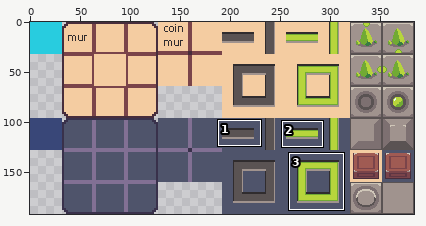
Edited in one commit: sprite sheet (assets/images/tilemap.png). The picture above shows the old version from afar; the outline marks the close-up.
Close-up. Before the edit:
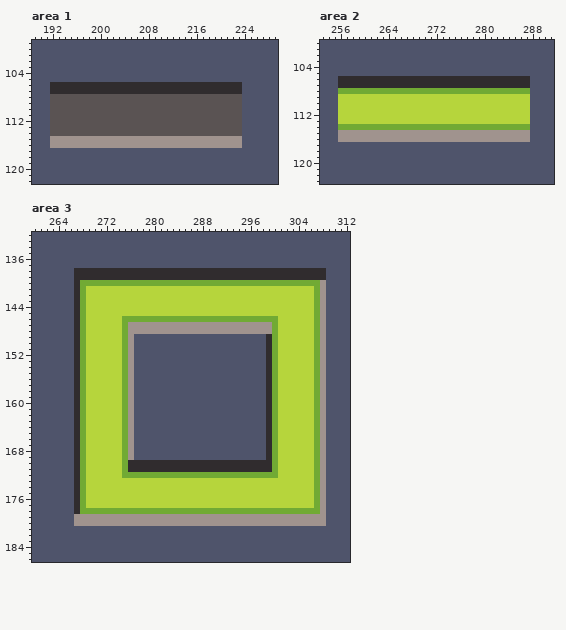
The file is 384x192 pixels. Shown: area 1: x 189..229, y 99..122; area 2: x 253..291, y 100..123; area 3: x 260..312, y 132..186. The commit also changed other parts of the picture, which this record leaves out.
And afterwards:
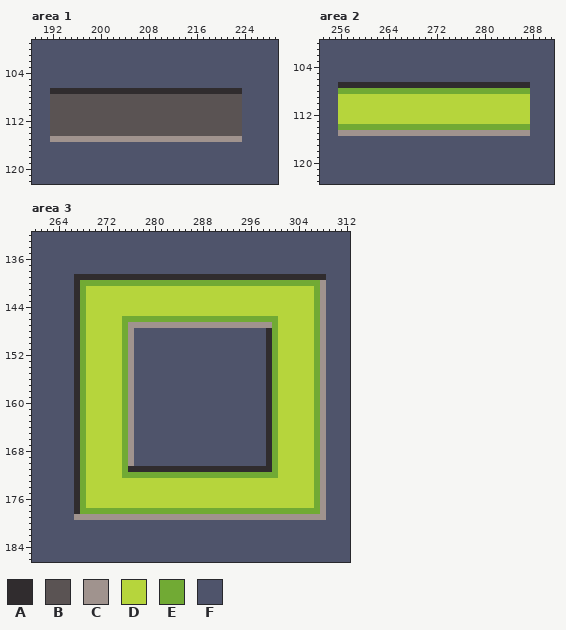
Palette (. is transparent): A #302c2e  B #5a5353  C #a0938e  D #b6d53c  E #71aa34  F #4f546b
Changes in this commit:
Area 1:
Colour A gives way to colour F in row 106 at x 192 to 223.
Colour C gives way to colour F in row 116 at x 192 to 223.
Area 2:
Colour A gives way to colour F in row 106 at x 256 to 287.
Colour C gives way to colour F in row 116 at x 256 to 287.
Area 3:
Colour C gives way to colour A in row 148 at x 299.
Colour A gives way to colour C in row 170 at x 276.
Colour A gives way to colour F in row 138 at x 267 to 308; in row 170 at x 277 to 298.
Colour C gives way to colour F in row 148 at x 277 to 298; in row 180 at x 267 to 308.
